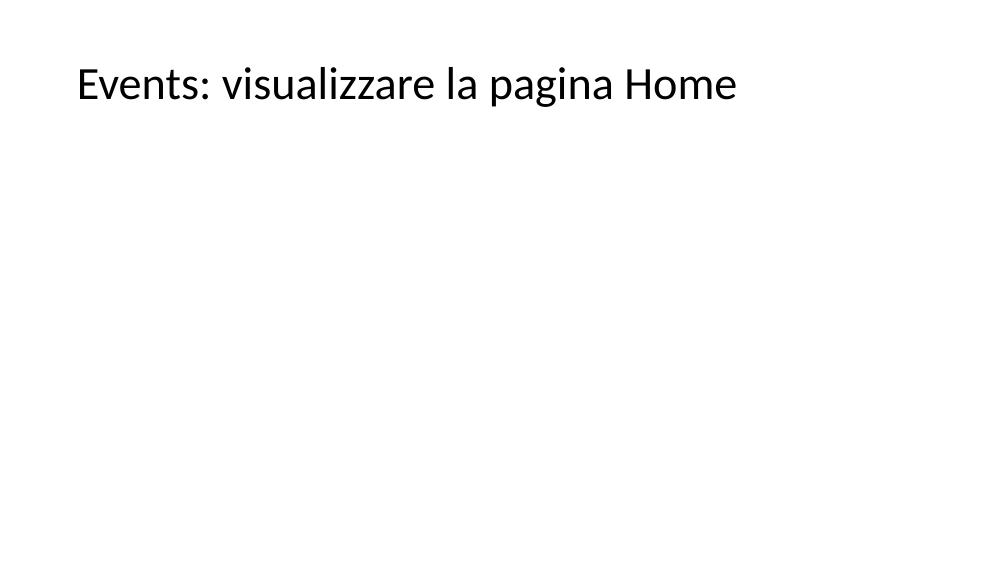
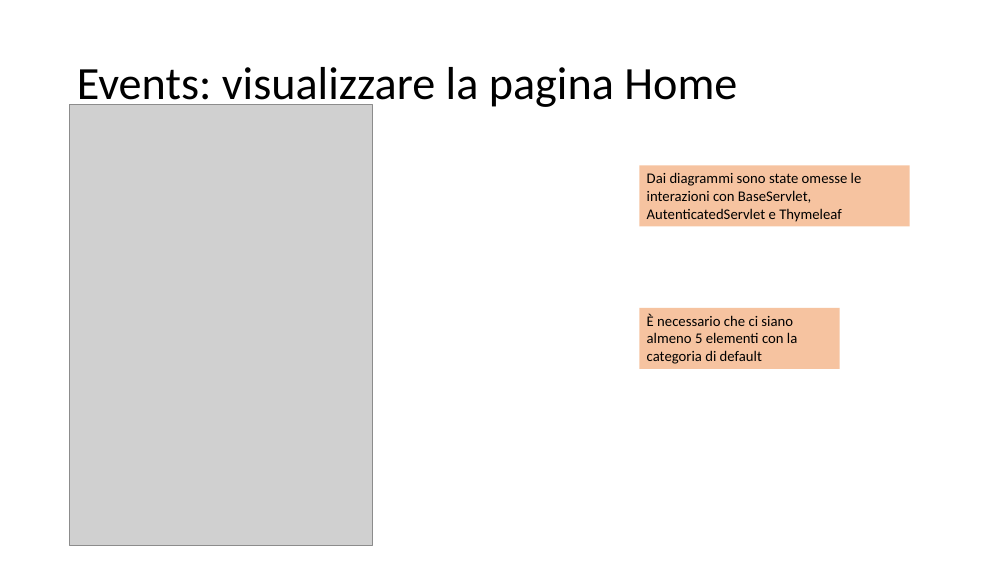
Before and after one commit to MirkoAndena/ECommerce, a slide deck: slide 10 of Documents/ECommerce.pptx. Drawn at 1008x567 pixels with LibreOffice and Linux fonts; fonts in the diff are those of the drawing; grey boxes stand for pictures. Boxes give left, top, right and bottom in pixels: in the first picture for what was removed or moved away, otherwise in the second. Text is boxed around its words. In the diff, an @@ line names an element or a change of style, - is before the commit and + after.

```diff
--- a/Documents/ECommerce.pptx
+++ b/Documents/ECommerce.pptx
@@ picture added at (70, 104, 373, 545) @@
@@ rectangle added at (640, 166, 910, 227), fill #ED7D31 at 46% opacity, 14 pt, text #000000 @@
+Dai diagrammi sono state omesse le interazioni con BaseServlet, AutenticatedServlet e Thymeleaf
@@ rectangle added at (640, 308, 840, 369), fill #ED7D31 at 46% opacity, 14 pt, text #000000 @@
+È necessario che ci siano almeno 5 elementi con la categoria di default
```
Also in this commit, not shown: 1 other slide changed, 4 other files.
